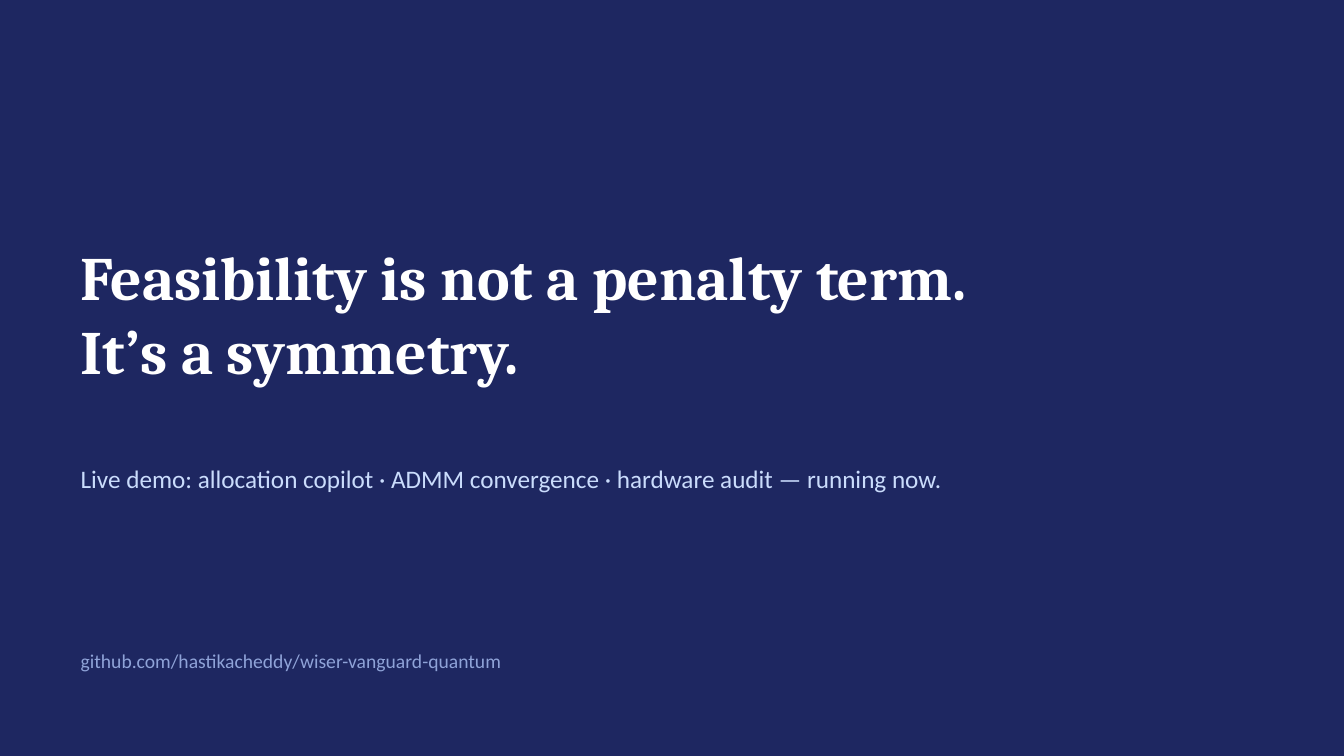
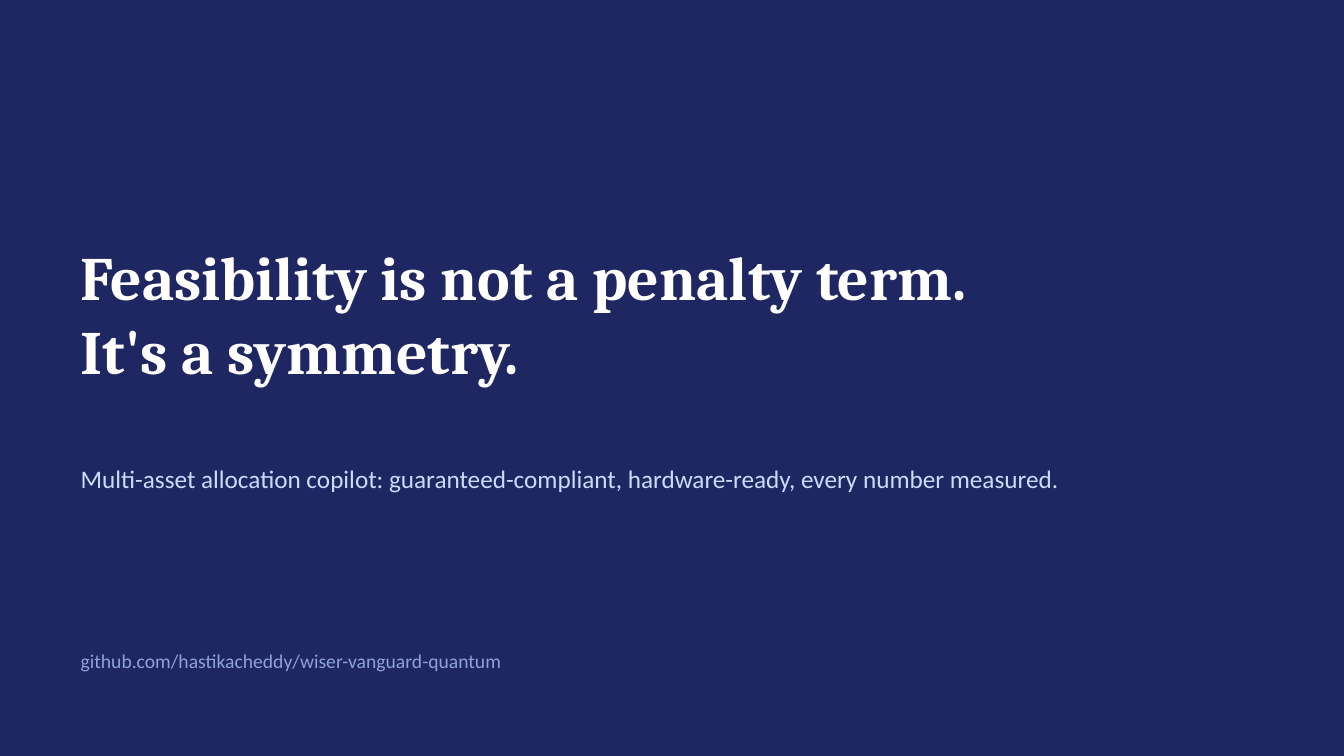
Before and after one commit to hastikacheddy/wiser-vanguard-quantum, a slide deck: slide 11 of presentation/WISER_Vanguard_OMEGA.pptx. Drawn at 1344x756 pixels with LibreOffice and Linux fonts; fonts in the diff are those of the drawing. Boxes give left, top, right and bottom in pixels: in the first picture for what was removed or moved away, otherwise in the second. Text is boxed around its words. In the diff, an @@ line names an element or a change of style, - is before the commit and + after.

```diff
--- a/presentation/WISER_Vanguard_OMEGA.pptx
+++ b/presentation/WISER_Vanguard_OMEGA.pptx
@@ text at box(81, 330, 518, 387): text changed @@
-It’s a symmetry.
+It's a symmetry.
@@ text at box(81, 470, 1058, 493): text changed @@
-Live demo: allocation copilot · ADMM convergence · hardware audit — running now.
+Multi-asset allocation copilot: guaranteed-compliant, hardware-ready, every number measured.
```
Also in this commit, not shown: 5 other slides changed, 1 other file.
